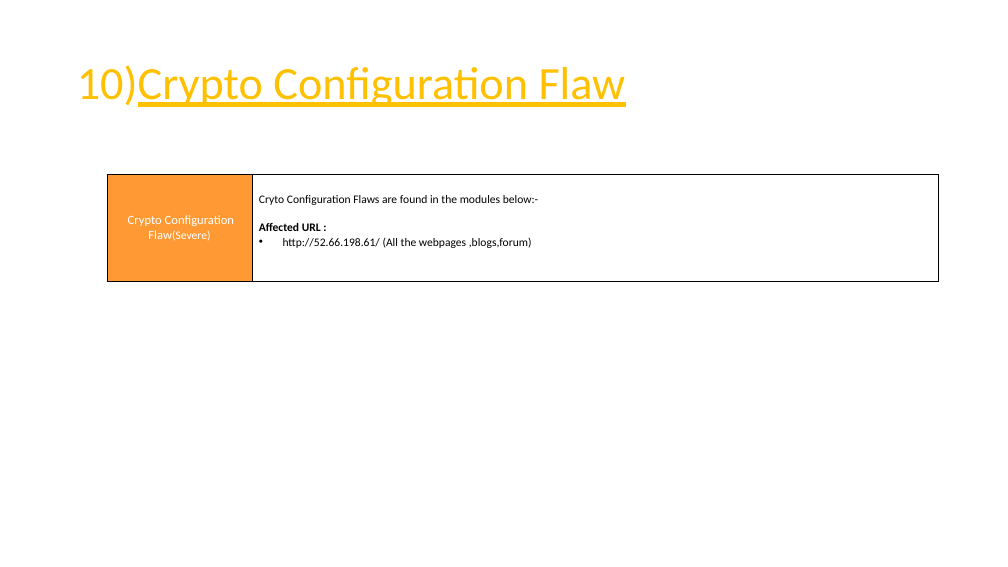
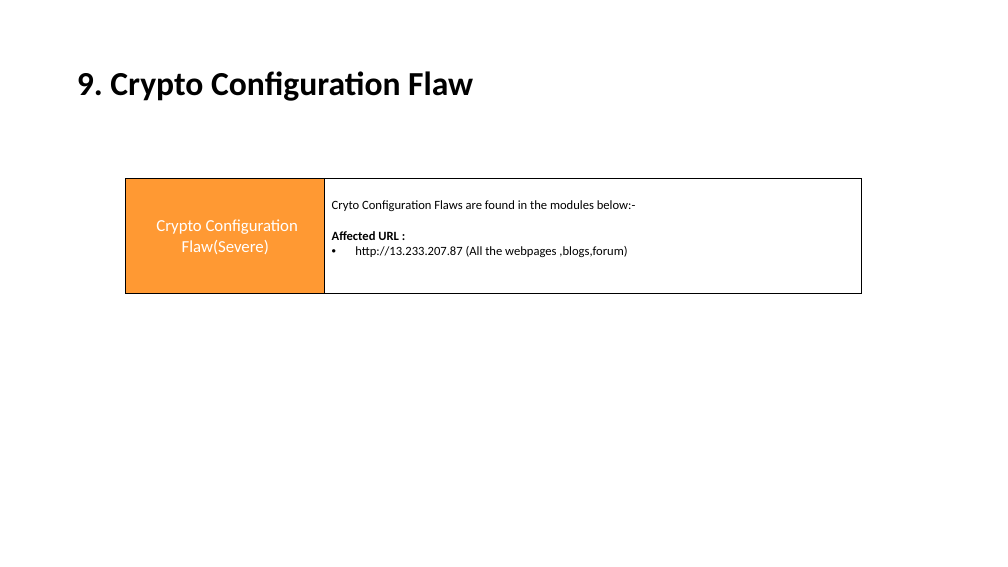
Before and after one commit to RocktimRajkumar/CEH-hack-a-thon, a slide deck: slide 59 of reports/Lifestyle Store/LifeStyle Store Application Reports.pptx. Drawn at 1008x567 pixels with LibreOffice and Linux fonts; fonts in the diff are those of the drawing. Boxes give left, top, right and bottom in pixels: in the first picture for what was removed or moved away, otherwise in the second. Text is boxed around its words. In the diff, an @@ line names an element or a change of style, - is before the commit and + after.

Commit message:
reports: Crypto Configuration Flaws ppt done

```diff
--- a/reports/Lifestyle Store/LifeStyle Store Application Reports.pptx
+++ b/reports/Lifestyle Store/LifeStyle Store Application Reports.pptx
@@ title at [77,71,473,101]: text changed; size 44 to 32 pt; text colour #FFC000 to #000000; bold on @@
-10)Crypto Configuration Flaw
+9. Crypto Configuration Flaw
@@ table at [126,157,861,291] @@
-row 2, column 2: Cryto Configuration Flaws are found in the modules below:- / Affected URL : / http://52.66.198.61/ (All the webpages ,blogs,forum)
+row 2, column 2: Cryto Configuration Flaws are found in the modules below:- / Affected URL : / http://13.233.207.87 (All the webpages ,blogs,forum)
@@ size 12 to 16 pt in "Crypto Configuration Flaw(Severe)" @@
@@ size 11 to 16 pt in "Flaw(Severe)" @@
@@ table: place and size @@
-table at [107,152,939,364]
+table at [126,157,861,291]
```
Also in this commit, not shown: 2 other slides changed.
